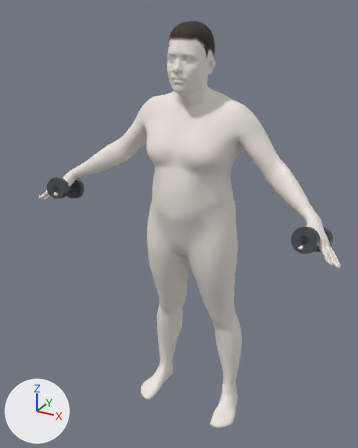
Before and after pictures for a commit that changed the glTF model public/models/mhr-generic.glb.
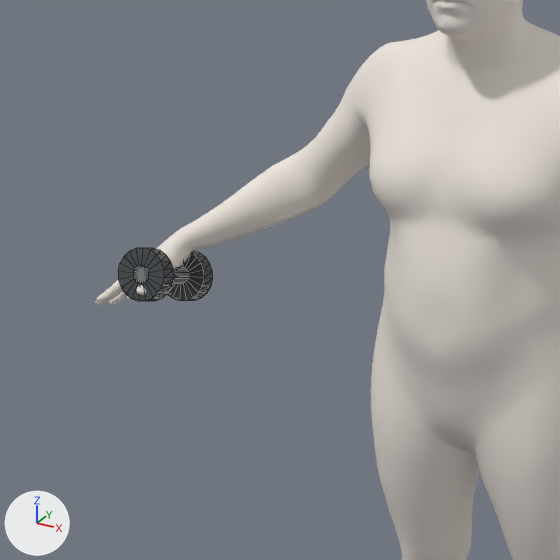
There are two pictures of each version: one whole from a 50 mm camera at (0.881, -1.727, 1.797) aimed at (-0.05, -0.034, 0.95), one close up on the part from 0% to 62% of the width and 18% to 67% of the height. Lighting does not change. The marker at lower left points along +X, +Y and +Z. The last two pictures show the newer version. The close-ups show mesh edges as thin lines.

Names of what the first close-up shows: 'Avatar', 'Dumbbells'.
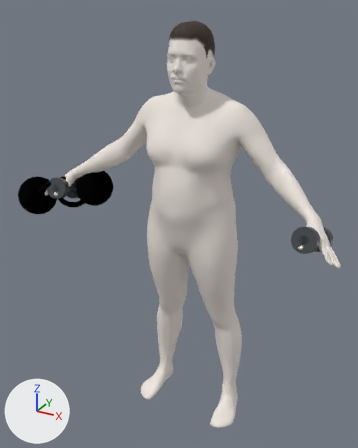
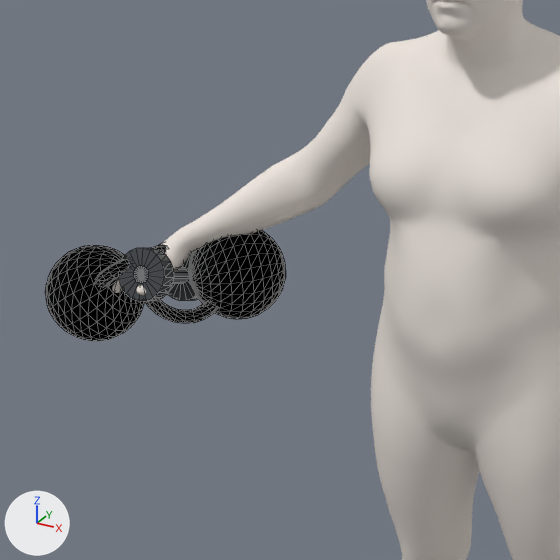
Patch to the scene script:
```diff
--- a/public/models/mhr-generic.glb.py
+++ b/public/models/mhr-generic.glb.py
@@ me_kettlebellswing @@
+me_kettlebellswing.from_pydata(...)  # 594 vertices, 1184 faces; spans x -0.761..-0.529, y -0.287..-0.104, z 0.937..1.124
+me_kettlebellswing.materials.append(mat_prop)  # dark grey #595d61
@@ me_kettlebellgoblet @@
+me_kettlebellgoblet.from_pydata(...)  # 594 vertices, 1184 faces; spans x -0.584..-0.383, y -0.215..0.022, z 0.97..1.139
+me_kettlebellgoblet.materials.append(mat_prop)  # dark grey #595d61
@@ ob_kettlebellswing @@
+ob_kettlebellswing = bpy.data.objects.new('KettlebellSwing', me_kettlebellswing)
+ob_kettlebellswing.location = (0.0, 0.0, 0.0)
@@ ob_kettlebellgoblet @@
+ob_kettlebellgoblet = bpy.data.objects.new('KettlebellGoblet', me_kettlebellgoblet)
+ob_kettlebellgoblet.location = (0.0, 0.0, 0.0)
```

Boxes [x1, y1, x2, y2] around the edits, measured in the close-ups (560 x 560 px):
'KettlebellGoblet', added
    after: [145, 230, 286, 323]
'KettlebellSwing', added
    after: [45, 245, 167, 341]
